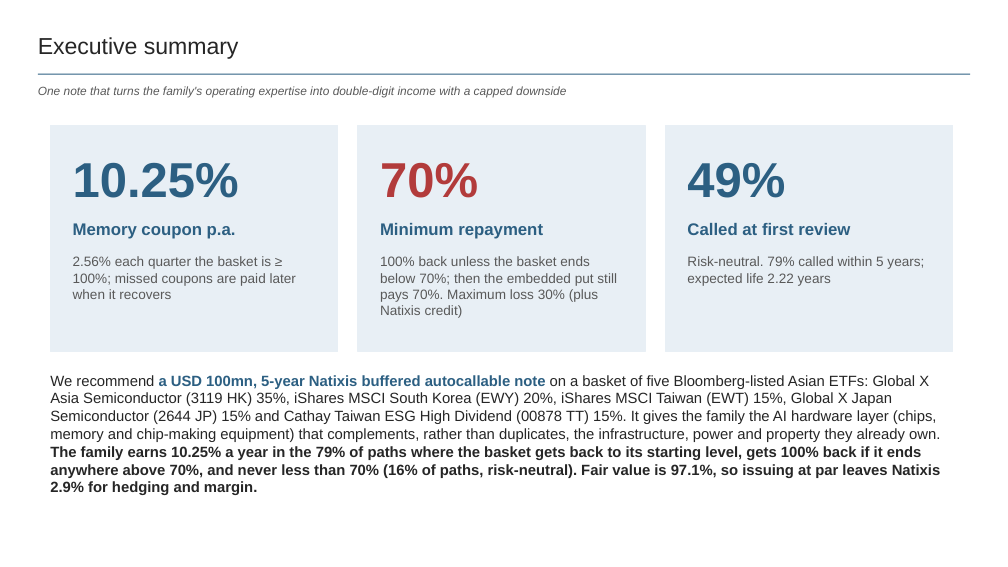
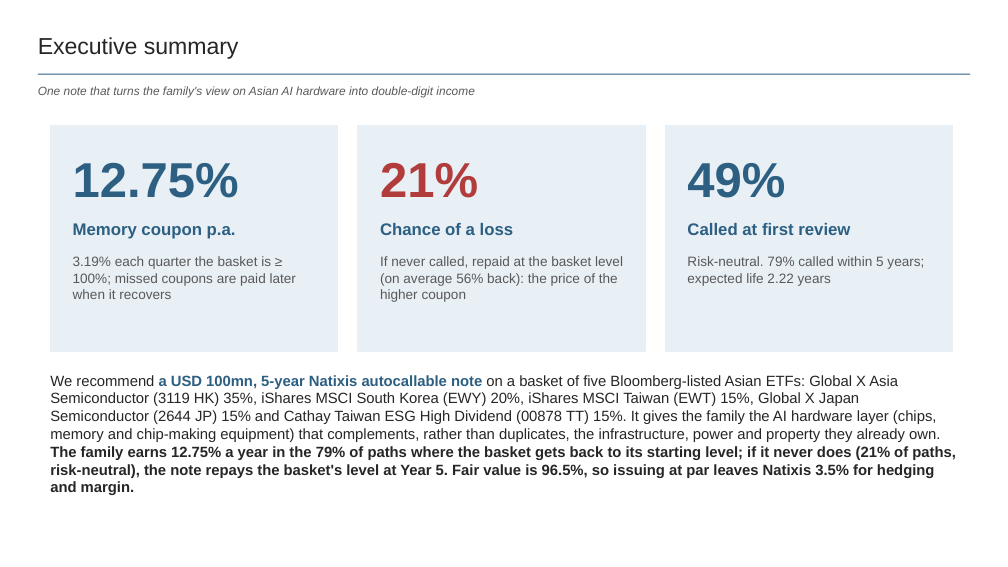
Before and after one commit to benjaminlhl/natixis-case-comp, a slide deck: slide 3 of deck/Asian-Digital-Autocallable-Note.pptx. Drawn at 1008x567 pixels with LibreOffice and Linux fonts; fonts in the diff are those of the drawing. Boxes give left, top, right and bottom in pixels: in the first picture for what was removed or moved away, otherwise in the second. Text is boxed around its words. In the diff, an @@ line names an element or a change of style, - is before the commit and + after.

```diff
--- a/deck/Asian-Digital-Autocallable-Note.pptx
+++ b/deck/Asian-Digital-Autocallable-Note.pptx
@@ text at (38,86,474,98): text changed @@
-One note that turns the family's operating expertise into double-digit income with a capped downside
+One note that turns the family's view on Asian AI hardware into double-digit income
@@ text at (73,163,239,198): text changed @@
-10.25%
+12.75%
@@ text at (380,163,478,198): text changed @@
-70%
+21%
@@ text at (380,223,514,235): text changed @@
-Minimum repayment
+Chance of a loss
@@ text at (73,256,296,299): text changed @@
-2.56% each quarter the basket is ≥ 100%; missed coupons are paid later when it recovers
+3.19% each quarter the basket is ≥ 100%; missed coupons are paid later when it recovers
@@ text at (380,256,623,302): text changed @@
-100% back unless the basket ends below 70%; then the embedded put still pays 70%. Maximum loss 30% (plus Natixis credit)
+If never called, repaid at the basket level (on average 56% back): the price of the higher coupon
@@ text at (50,375,956,495): text changed @@
-We recommend a USD 100mn, 5-year Natixis buffered autocallable note on a basket of five Bloomberg-listed Asian ETFs: Global X Asia Semiconductor (3119 HK) 35%, iShares MSCI South Korea (EWY) 20%, iShares MSCI Taiwan (EWT) 15%, Global X Japan Semiconductor (2644 JP) 15% and Cathay Taiwan ESG High Dividend (00878 TT) 15%. It gives the family the AI hardware layer (chips, memory and chip-making equipment) that complements, rather than duplicates, the infrastructure, power and property they already own. The family earns 10.25% a year in the 79% of paths where the basket gets back to its starting level, gets 100% back if it ends anywhere above 70%, and never less than 70% (16% of paths, risk-neutral). Fair value is 97.1%, so issuing at par leaves Natixis 2.9% for hedging and margin.
+We recommend a USD 100mn, 5-year Natixis autocallable note on a basket of five Bloomberg-listed Asian ETFs: Global X Asia Semiconductor (3119 HK) 35%, iShares MSCI South Korea (EWY) 20%, iShares MSCI Taiwan (EWT) 15%, Global X Japan Semiconductor (2644 JP) 15% and Cathay Taiwan ESG High Dividend (00878 TT) 15%. It gives the family the AI hardware layer (chips, memory and chip-making equipment) that complements, rather than duplicates, the infrastructure, power and property they already own. The family earns 12.75% a year in the 79% of paths where the basket gets back to its starting level; if it never does (21% of paths, risk-neutral), the note repays the basket's level at Year 5. Fair value is 96.5%, so issuing at par leaves Natixis 3.5% for hedging and margin.
```
Also in this commit, not shown: 14 other slides changed, 1 slide added, 11 other files.
